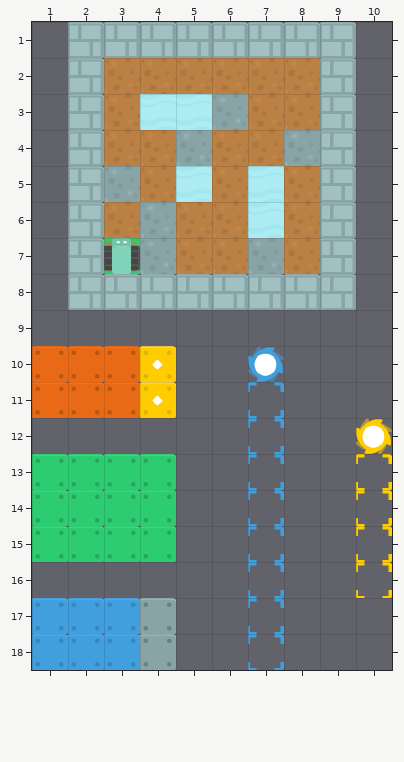
Two versions of a level (Tiled map, android/assets/stages/stack_normal.tmx). This is how it looked before the edit.
Cells are 64x64 px. Shown: x 1..10, y 1..18.
The result:
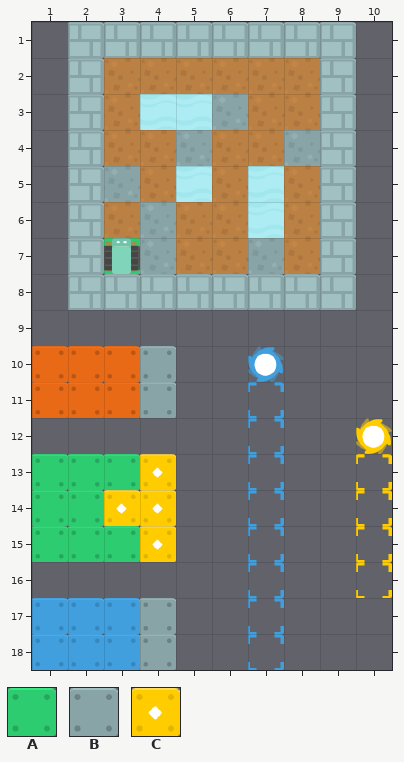
Key: from "tileset": A 7 "box", B 11 "box", C 25 "box".
_ is an empty cell.
Edits made:
Layer "boxes":
y 10..11: x 4 C -> B
y 13: x 4 A -> C
y 14: x 3..4 AA -> CC
y 15: x 4 A -> C
